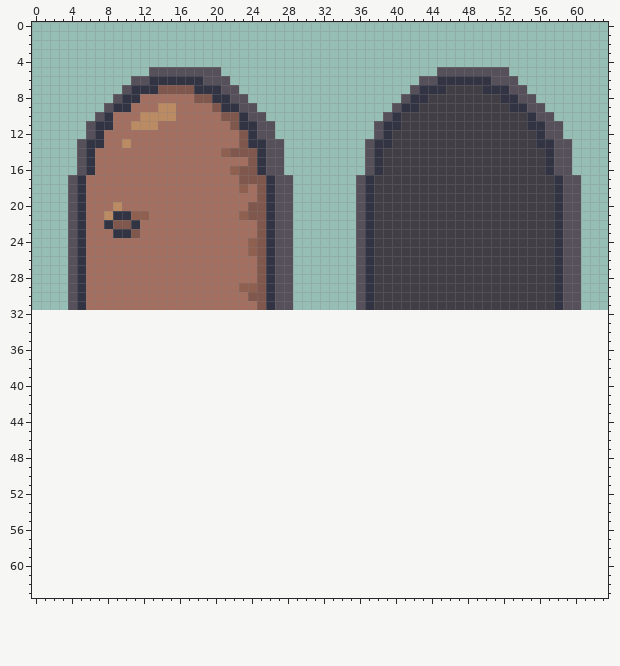
Pixel-art sprite: Assets/Tilemap/Sprites/House/door.png. This is how it looked before the edit.
The file is 64x32 pixels. The old version is drawn lined up with the new one, on the new canvas.
New version:
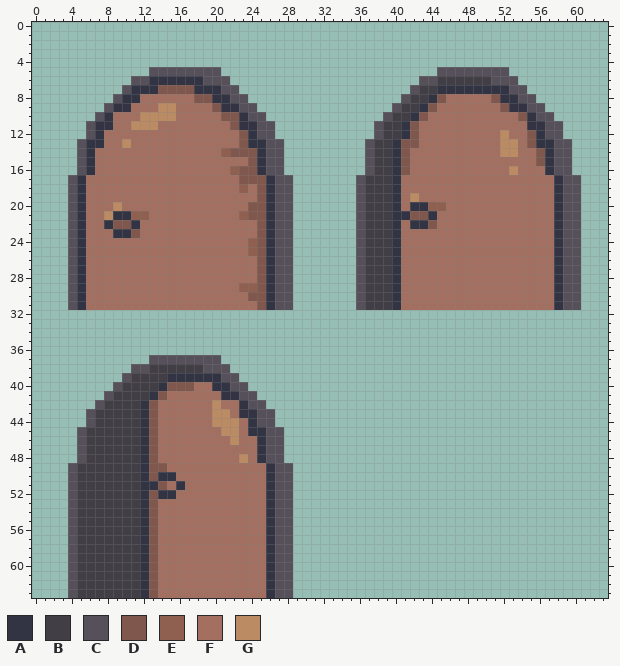
Palette (. is transparent): A #323443  B #423e45  C #56505b  D #80574d  E #8f5f50  F #a36f60  G #bb8b63
From old to new:
canvas 64x32 -> 64x64
Changed rows in their new state; - is an unchanged pixel.
first column x 37:
 6 --------BBBBBB-------
 7 ------BB-AAAA--------
 8 -----BBADFFFFFD------
 9 ----BBADFFFFFFFD-----
10 ---B-ADFFFFFFFFFFD---
11 --BBADFFFFFFFFFFFF---
12 --B-ADFFFFFFFFFGFFD--
13 -BBADDFFFFFFFFFGGFD--
14 -B-ADFFFFFFFFFFGGFFD-
15 -B-ADFFFFFFFFFFFFFFD-
16 -B-ADFFFFFFFFFFFGFFF-
17 B--AFFFFFFFFFFFFFFFFF
18 B--AFFFFFFFFFFFFFFFFF
19 B--AFGFFFFFFFFFFFFFFF
20 B--AFAAEEFFFFFFFFFFFF
21 B--AADDAFFFFFFFFFFFFF
22 B--AFAADFFFFFFFFFFFFF
23 B--AFFFFFFFFFFFFFFFFF
24 B--AFFFFFFFFFFFFFFFFF
25 B--AFFFFFFFFFFFFFFFFF
26 B--AFFFFFFFFFFFFFFFFF
27 B--AFFFFFFFFFFFFFFFFF
28 B--AFFFFFFFFFFFFFFFFF
29 B--AFFFFFFFFFFFFFFFFF
30 B--AFFFFFFFFFFFFFFFFF
31 B--AFFFFFFFFFFFFFFFFF
first column x 4:
37 ---------CCCCCCCC--------
38 -------CCBBBBBBCCC-------
39 ------CBBBBAAAAAACC------
40 -----CBBBBADDDFFAACC-----
41 ----CBBBBADFFFFFFAACC----
42 ---CBBBBADFFFFFFGFFACC---
43 --CBBBBBADFFFFFFGGFAACC--
44 --CBBBBBADFFFFFFGGGFACC--
45 -CBBBBBBADFFFFFFFGGFAACC-
46 -CBBBBBBADFFFFFFFFGFFACC-
47 -CBBBBBBADFFFFFFFFFFFACC-
48 -CBBBBBBADFFFFFFFFFGFACC-
49 CBBBBBBBADDFFFFFFFFFFFACC
50 CBBBBBBBADAAFFFFFFFFFFACC
51 CBBBBBBBAADFAFFFFFFFFFACC
52 CBBBBBBBADAAFFFFFFFFFFACC
53 CBBBBBBBADFFFFFFFFFFFFACC
54 CBBBBBBBADFFFFFFFFFFFFACC
55 CBBBBBBBADFFFFFFFFFFFFACC
56 CBBBBBBBADFFFFFFFFFFFFACC
57 CBBBBBBBADFFFFFFFFFFFFACC
58 CBBBBBBBADFFFFFFFFFFFFACC
59 CBBBBBBBADFFFFFFFFFFFFACC
60 CBBBBBBBADFFFFFFFFFFFFACC
61 CBBBBBBBADFFFFFFFFFFFFACC
62 CBBBBBBBADFFFFFFFFFFFFACC
63 CBBBBBBBADFFFFFFFFFFFFACC
Boxes around the changes in both pictures, in picture pixels (x1, y1, x2, y2):
changed: (365, 76, 554, 310)
added: (68, 355, 293, 598)
